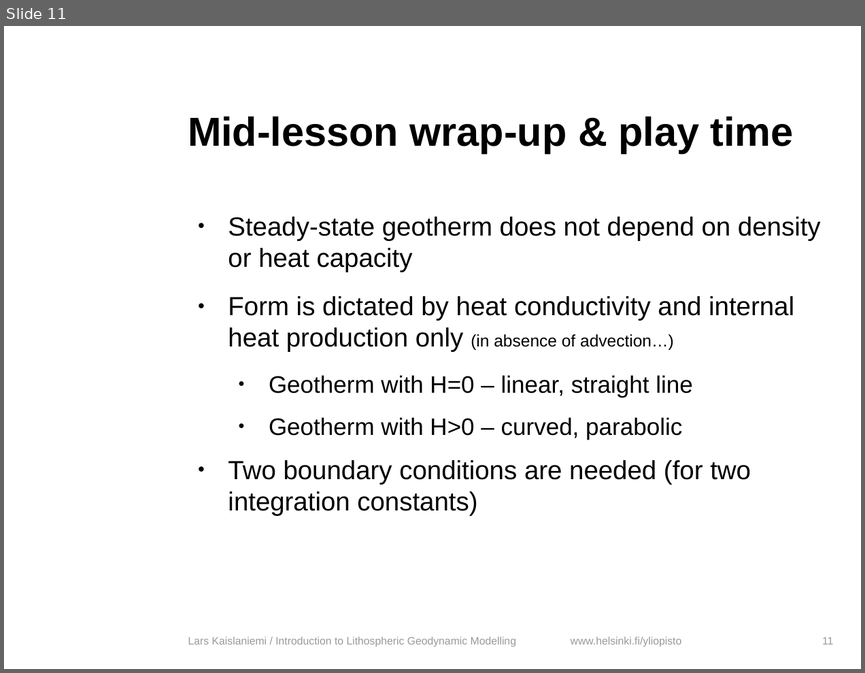
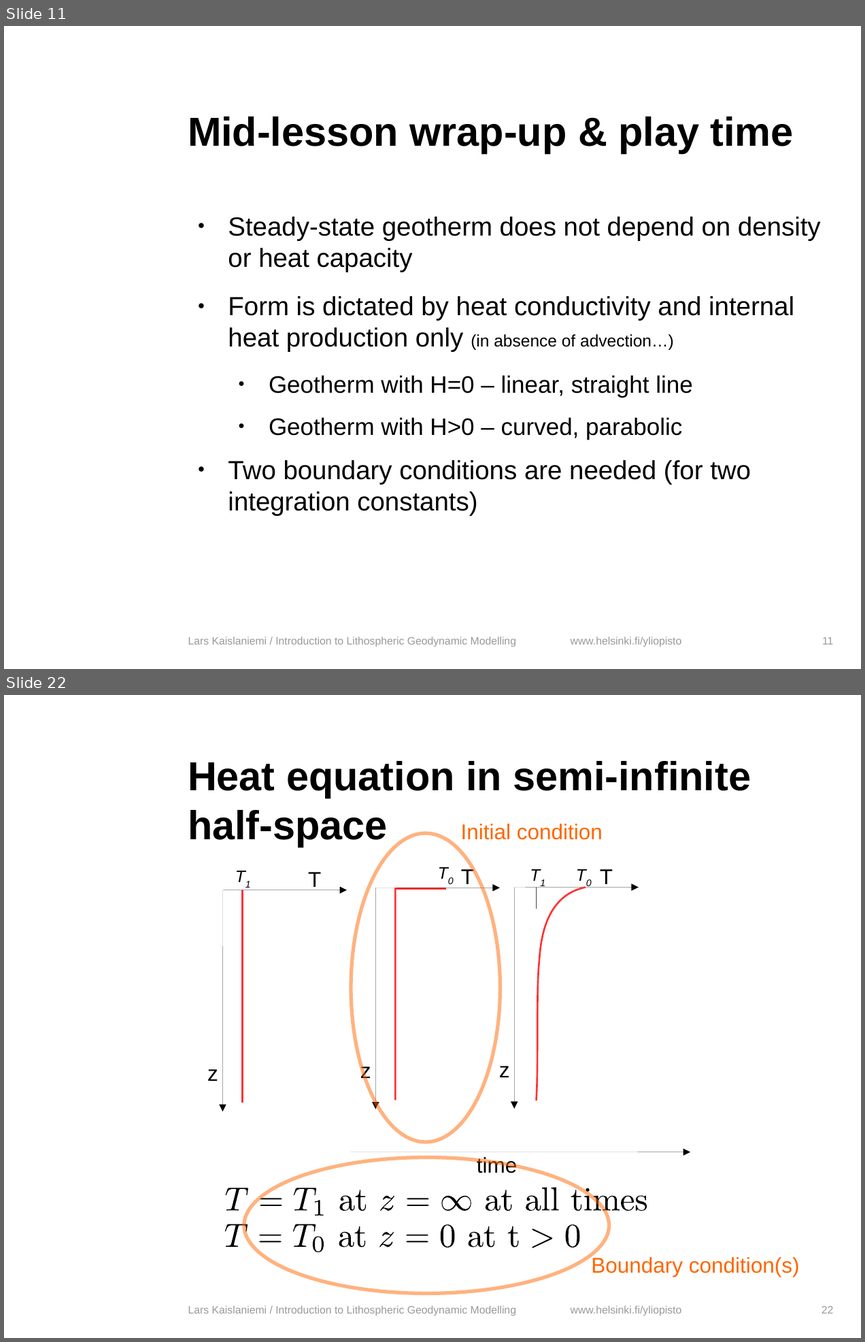
Before and after one commit to HUGG/NGWM2016-modelling-course, a slide deck: Lessons/03-Analytical-solutions-heat-transfer/heat_transfer_analytical.odp. Shown one above the other, each under a label of ours: slide 11 before the commit, slides 11 and 22 after it; the slides between them are not shown. The pictures are 865x673 and 865x1342 pixels, drawn with LibreOffice and Linux fonts; fonts in the diff are those of the drawing; background and template pictures are left out. Boxes give left, top, right and bottom in pixels: in the first picture for what was removed or moved away, otherwise in the second. Text is boxed around its words. In the diff, an @@ line names an element or a change of style, - is before the commit and + after.

```diff
--- a/Lessons/03-Analytical-solutions-heat-transfer/heat_transfer_analytical.odp
+++ b/Lessons/03-Analytical-solutions-heat-transfer/heat_transfer_analytical.odp
@@ slide 22 added at bbox=[4, 695, 861, 1338], background #FFFFFF; not listed: 1 template element that a slide beside it also shows @@
@@ title added at bbox=[188, 761, 751, 846], 34 pt, text #000000, bold @@
+Heat equation in semi-infinite half-space
@@ ellipse added at bbox=[351, 833, 500, 1141], outline #FF6600 3 pt @@
@@ text added at bbox=[461, 824, 602, 840], 18 pt, text #FF6600 @@
+Initial condition
@@ text added at bbox=[429, 858, 462, 889], 14 pt, text #000000, italic @@
+T0
@@ text added at bbox=[227, 861, 259, 892], 14 pt, text #000000, italic @@
+T1
@@ text added at bbox=[521, 860, 554, 892], 14 pt, text #000000, italic @@
+T1
@@ text added at bbox=[567, 860, 600, 892], 14 pt, text #000000, italic @@
+T0
@@ line added from (242, 1102) to (242, 890), #FF3333 1.5 pt @@
@@ line added from (396, 889) to (446, 889), #FF3333 1.5 pt @@
@@ line added from (396, 1100) to (396, 888), #FF3333 1.5 pt @@
@@ line added from (536, 909) to (536, 887), #000000 0.51 pt @@
@@ freeform shape added at bbox=[536, 887, 585, 1100], outline #FF3333 1.5 pt @@
@@ group added at bbox=[360, 867, 499, 1109]: 2 arrows, 2 texts @@
+T
+z
@@ group added at bbox=[207, 872, 347, 1111]: 2 arrows, 2 texts @@
+T
+z
@@ group added at bbox=[499, 869, 638, 1108]: 2 arrows, 2 texts @@
+T
+z
@@ ellipse added at bbox=[244, 1157, 609, 1293], outline #FF6600 3 pt @@
@@ arrow added from (351, 1152) to (690, 1152), #000000 0 pt @@
@@ text added at bbox=[477, 1157, 517, 1173], 18 pt, text #000000 @@
+time
@@ group added at bbox=[226, 1187, 647, 1215]: 19 freeform shapes @@
@@ group added at bbox=[224, 1223, 581, 1252]: 15 freeform shapes @@
@@ text added at bbox=[591, 1255, 800, 1276], 18 pt, text #FF6600 @@
+Boundary condition(s)
@@ text added at bbox=[188, 1305, 516, 1315], 9 pt, text #999999 @@
+Lars Kaislaniemi / Introduction to Lithospheric Geodynamic Modelling
@@ page number added at bbox=[821, 1306, 834, 1313], 9 pt, text #999999 @@
+22
```
Also in this commit, not shown: 11 slides changed, 6 other slides added, 3 other files.
